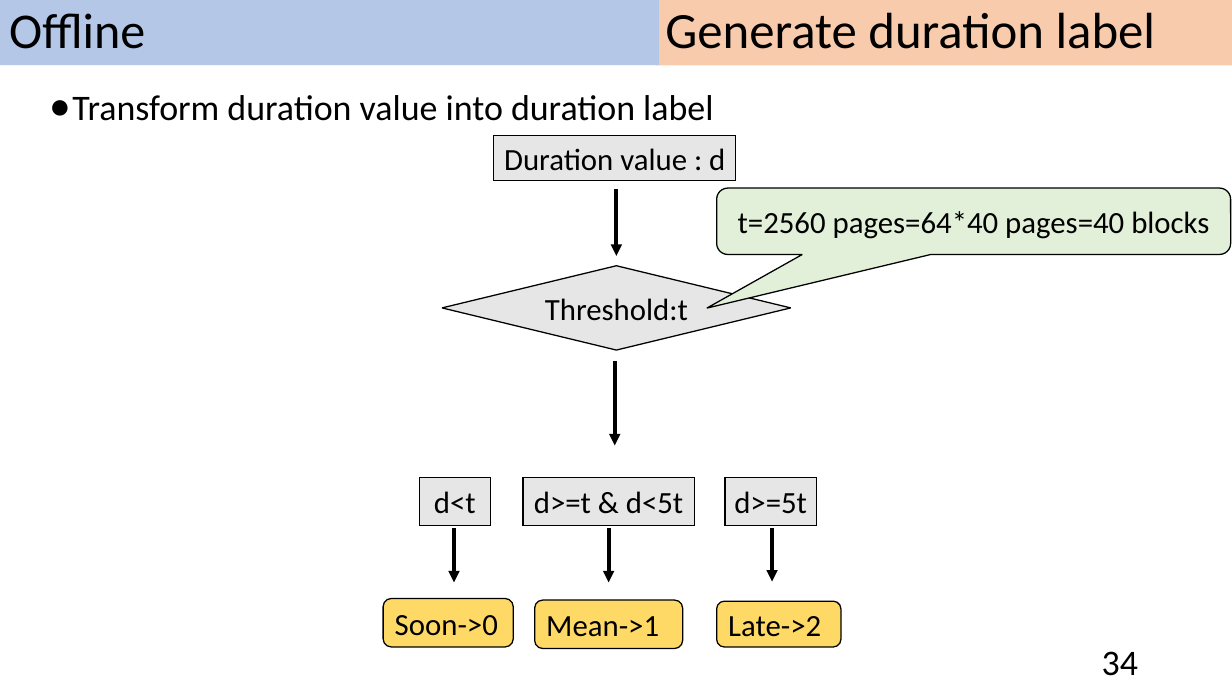
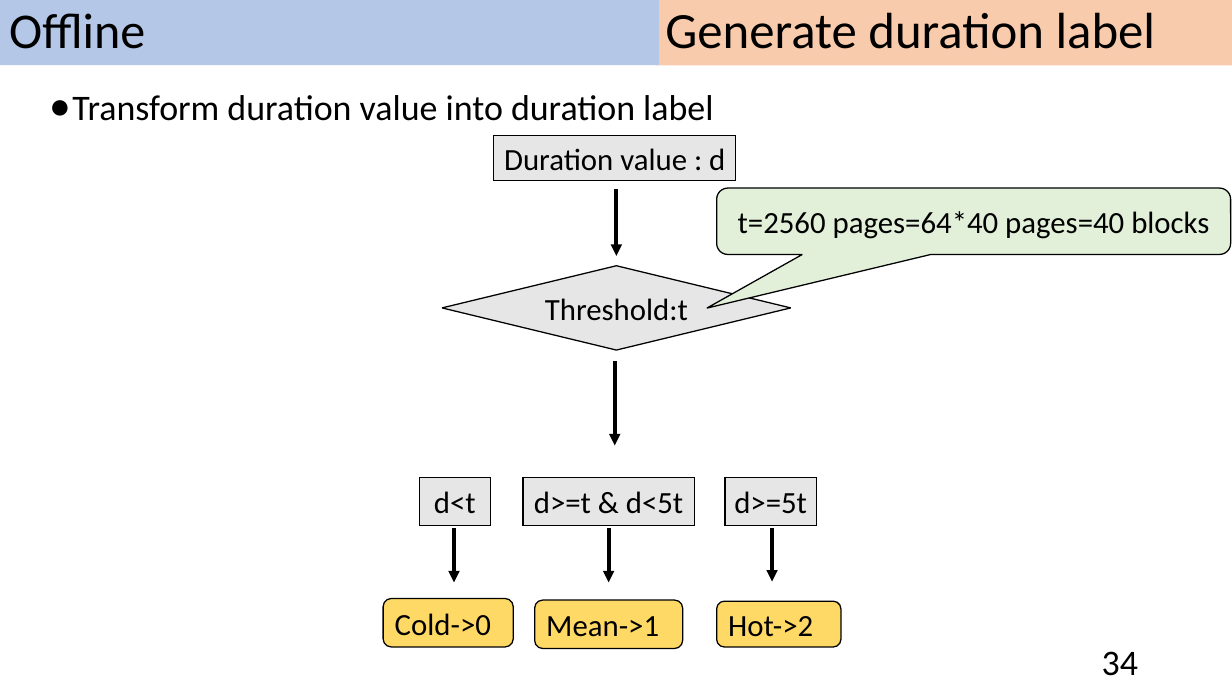
Before and after one commit to andrew841018/disksim_github, a slide deck: slide 34 of 論文相關/my paper(new).pptx. Drawn at 1232x693 pixels with LibreOffice and Linux fonts; fonts in the diff are those of the drawing. Boxes give left, top, right and bottom in pixels: in the first picture for what was removed or moved away, otherwise in the second. Text is boxed around its words. In the diff, an @@ line names an element or a change of style, - is before the commit and + after.

Commit message:
change word(soon->code, late->hot)

```diff
--- a/論文相關/my paper(new).pptx
+++ b/論文相關/my paper(new).pptx
@@ text in rounded rectangle at box(395, 613, 491, 636): text changed @@
-Soon->0
+Cold->0
@@ text in rounded rectangle at box(728, 616, 813, 637): text changed @@
-Late->2
+Hot->2
```
Also in this commit, not shown: 5 other slides changed, 1 other file.
